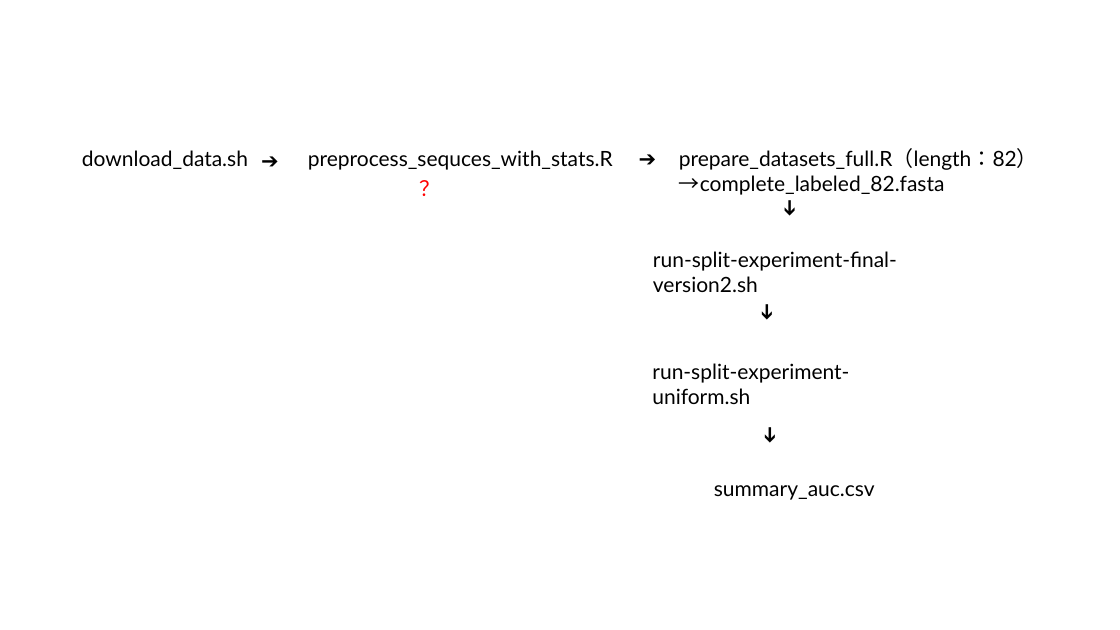
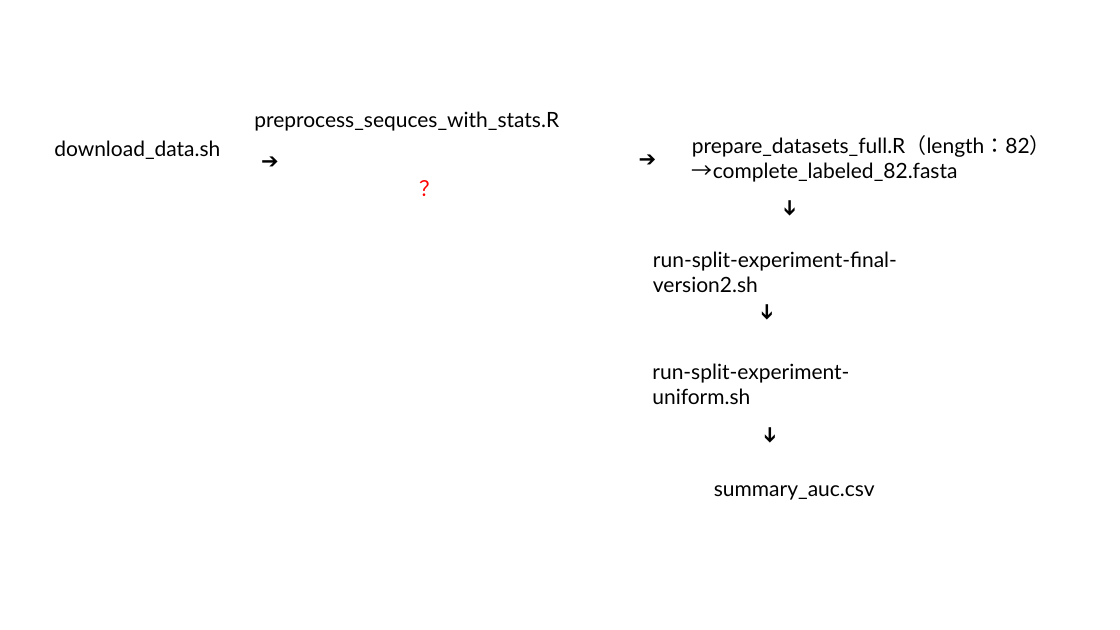
Before and after one commit to iiyyll01lin/ctcf-predictor, a slide deck: slide 1 of ppt/for_split.pptx. Drawn at 1120x630 pixels with LibreOffice and Linux fonts; fonts in the diff are those of the drawing. Boxes give left, top, right and bottom in pixels: in the first picture for what was removed or moved away, otherwise in the second. Text is boxed around its words. In the diff, an @@ line names an element or a change of style, - is before the commit and + after.

```diff
--- a/ppt/for_split.pptx
+++ b/ppt/for_split.pptx
@@ text "preprocess_sequces_with_stats.R": place and size @@
-text "preprocess_sequces_with_stats.R" at bbox=[308, 150, 613, 170]
+text "preprocess_sequces_with_stats.R" at bbox=[254, 111, 559, 131]
@@ text "download_data.sh": place and size @@
-text "download_data.sh" at bbox=[82, 150, 248, 169]
+text "download_data.sh" at bbox=[54, 140, 220, 159]
@@ text "prepare_datasets_full.R（length：82）→complete_labeled_82.fasta": place and size @@
-text "prepare_datasets_full.R（length：82）→complete_labeled_82.fasta" at bbox=[679, 148, 1038, 195]
+text "prepare_datasets_full.R（length：82）→complete_labeled_82.fasta" at bbox=[692, 135, 1051, 182]
```
Also in this commit, not shown: 27 other files.
